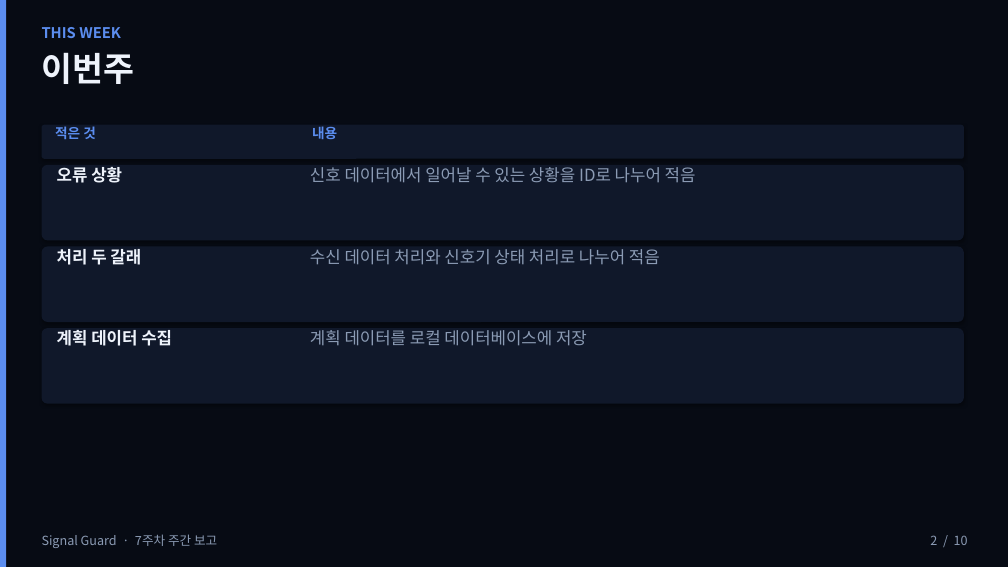
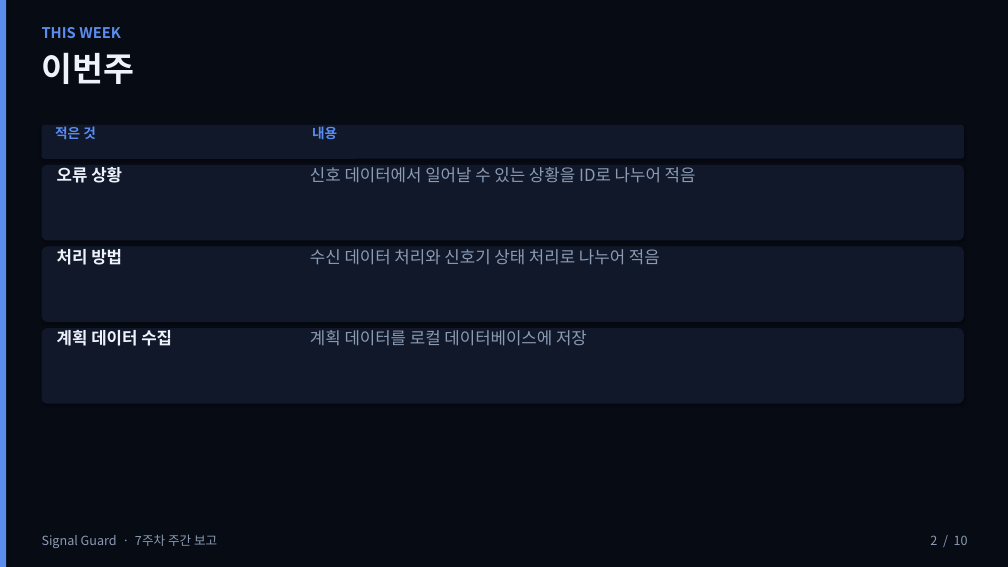
Before and after one commit to gigyeonghyoeon/signal-guard, a slide deck: slide 2 of 7주차_주간보고_수정.pptx. Drawn at 1008x567 pixels with LibreOffice and Linux fonts; fonts in the diff are those of the drawing. Boxes give left, top, right and bottom in pixels: in the first picture for what was removed or moved away, otherwise in the second. Text is boxed around its words. In the diff, an @@ line names an element or a change of style, - is before the commit and + after.

```diff
--- a/7주차_주간보고_수정.pptx
+++ b/7주차_주간보고_수정.pptx
@@ text at [57, 249, 122, 265]: text changed @@
-처리 두 갈래
+처리 방법
```
Also in this commit, not shown: 1 other slide changed, 2 other files.
